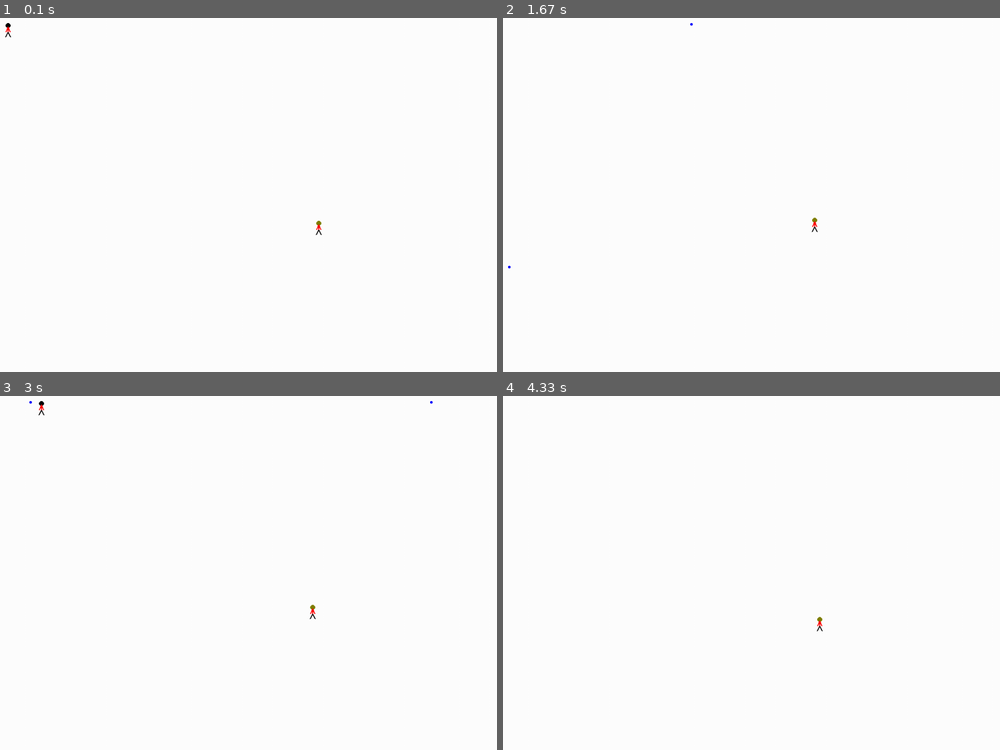
Above: before the commit, frames 1-4 (two rows, left to right).
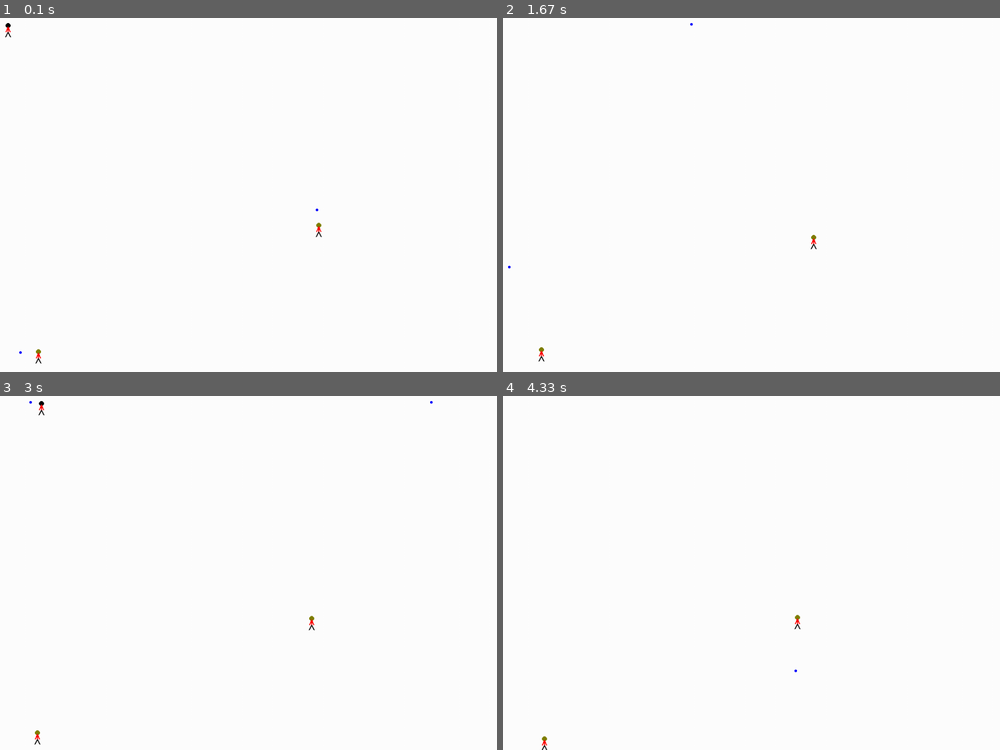
Above: after the commit, the same moments.

Repository: stormwatcheagle/gamjam
Game: pygame game, started from pygame4.py
The game is run twice, just before and just after one commit, with the same random seed, the same clock (stepped at 60 frames per second) and the same inputs.
Inputs:
- Up to frame 1 (0.1 s): no input
- Up to frame 2 (1.67 s): tap S at 0.33 s; hold Right 0.67-1.13 s; hold D 0.67-1.13 s; hold Up 1.17-1.47 s; hold W 1.17-1.47 s
- Up to frame 3 (3 s): hold Down 2.57-2.87 s; hold S 2.57-2.87 s; hold Left from 2.9 s (still down); hold A from 2.9 s (still down)
- Up to frame 4 (4.33 s): release Left at 3.3 s; release A at 3.3 s; hold Up 3.33-3.7 s; hold W 3.33-3.7 s

The runs differ from the first frame. In frame 1, less than 0.1% of the frame differs, in the area x 3-65%, y 53-98%; in frame 2, less than 0.1%; in frame 3, less than 0.1%; in frame 4, 0.1%, in the area x 7-65%, y 61-100%.

Commit message:
Update pygame4.py
improved bullets and added ability to destroy npcs by shooting them. Bullets go through like rail guns

Diff:
--- a/pygame4.py
+++ b/pygame4.py
@@ -14,12 +14,18 @@
     spawn npcs at bases
     allow bases to change teams
 
+    get bullet collision
+    get team colors
+    limit number of bullets or time betwen shots
+
 @author: iviti
 """
 
 import pygame
 import time
 import random
+import math
+
 
 # Define some colors
 BLACK = (0, 0, 0)
@@ -29,8 +35,11 @@
 BLUE = (0,0,255)
 YELLOW = (128,128,0)
 
-bulletList = []                                     #list of bullets
-npcList = []                                        #list of npcs
+#bulletList = []                                     #list of bullets
+#npcList = []                                        #list of npcs
+nNpcs = 2                                   #number of npcs
+reloadTime = 4                              #time betwen shots
+bulletRange = 15                             #distance at which bullet hits someone
 
 screenSize = [1000, 700]
 screen = pygame.display.set_mode(screenSize)
@@ -109,17 +118,19 @@
 class npc:
     x = 0
     y = 0
-    team = 0
+    team = 1
     qstateMatrix = []
     color = YELLOW                          #just one color for now until we generalize teams
     speed = 2
     direction = 0
-
-    def __init__(self,x,y,team):
+    npcAI = "nothing"
+    timeOfLastShot = 0                   #how long its been since it fired
+
+    def __init__(self,x,y,team,npcAI):
         self.x = x
         self.y = y
         self.team = team
-
+        self.npcAI = npcAI
     def drawNpc(self):
         # Head
         pygame.draw.ellipse(screen, self.color, [1 + self.x, self.y, 10, 10], 0)
@@ -149,9 +160,24 @@
     def randomDirection(self):
         self.direction = random.randint(0,3)
 
-
-def spawnNpc():
-    npcList.append(npc(random.randint(0,screenSize[0]),random.randint(0,screenSize[1]),1 ))
+    def npcShoot(self,shootDirection):
+        bulletList.append(bullet(self.x,self.y,shootDirection,self.team))
+
+    def checkCollision(self):
+        for i in range(len(bulletList)):
+            if bulletList[i].team != self.team:
+                deltaX = self.x - bulletList[i].x
+                deltaY = self.y - bulletList[i].y
+                r = math.sqrt(deltaX*deltaX + deltaY*deltaY)
+
+                if r < bulletRange:
+                    return True
+                else:
+                    return False
+
+
+def spawnNpc(team,npcAI):
+    npcList.append(npc(random.randint(0,screenSize[0]),random.randint(0,screenSize[1]),team,npcAI ))
 
 def fireBullet(x,y,direction,team):
     fire = bullet(x,y,direction,team)
@@ -171,7 +197,10 @@
 if __name__ == "__main__":
     # Setup
     pygame.init()
-
+    global bulletList
+    global npcList
+    bulletList = []                                     #list of bullets
+    npcList = []
     # Set the width and height of the screen [width,height]
 
 
@@ -193,7 +222,8 @@
     # Current position
     x_coord = 10
     y_coord = 10
-    spawnNpc()
+    for i in range(nNpcs):
+        spawnNpc(1,"rando")
     # -------- Main Program Loop -----------
     while not done:
         # --- Event Processing
@@ -252,7 +282,14 @@
         for i, n in reversed(list(enumerate(npcList))):
             npcList[i].updateNpc()
             npcList[i].drawNpc()
-            npcList[i].randomDirection()
+            if npcList[i].npcAI == "rando":
+                npcList[i].randomDirection()
+                if time.time() - npcList[i].timeOfLastShot > reloadTime:
+                    npcList[i].npcShoot(random.randint(0,3))
+                    npcList[i].timeOfLastShot = time.time()
+                if npcList[i].checkCollision():
+                    npcList.pop(i)
+
         # Go ahead and update the screen with what we've drawn.
         pygame.display.flip()
 
